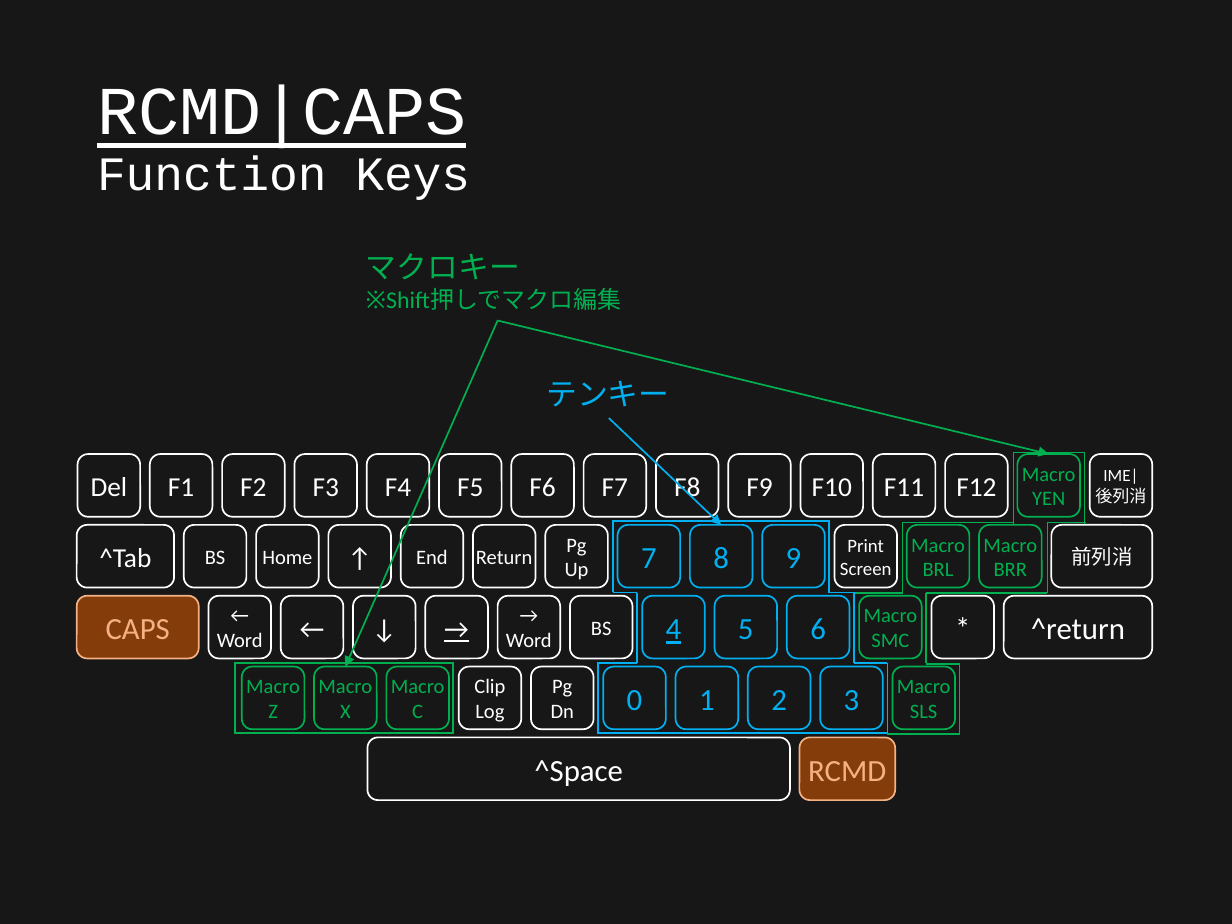
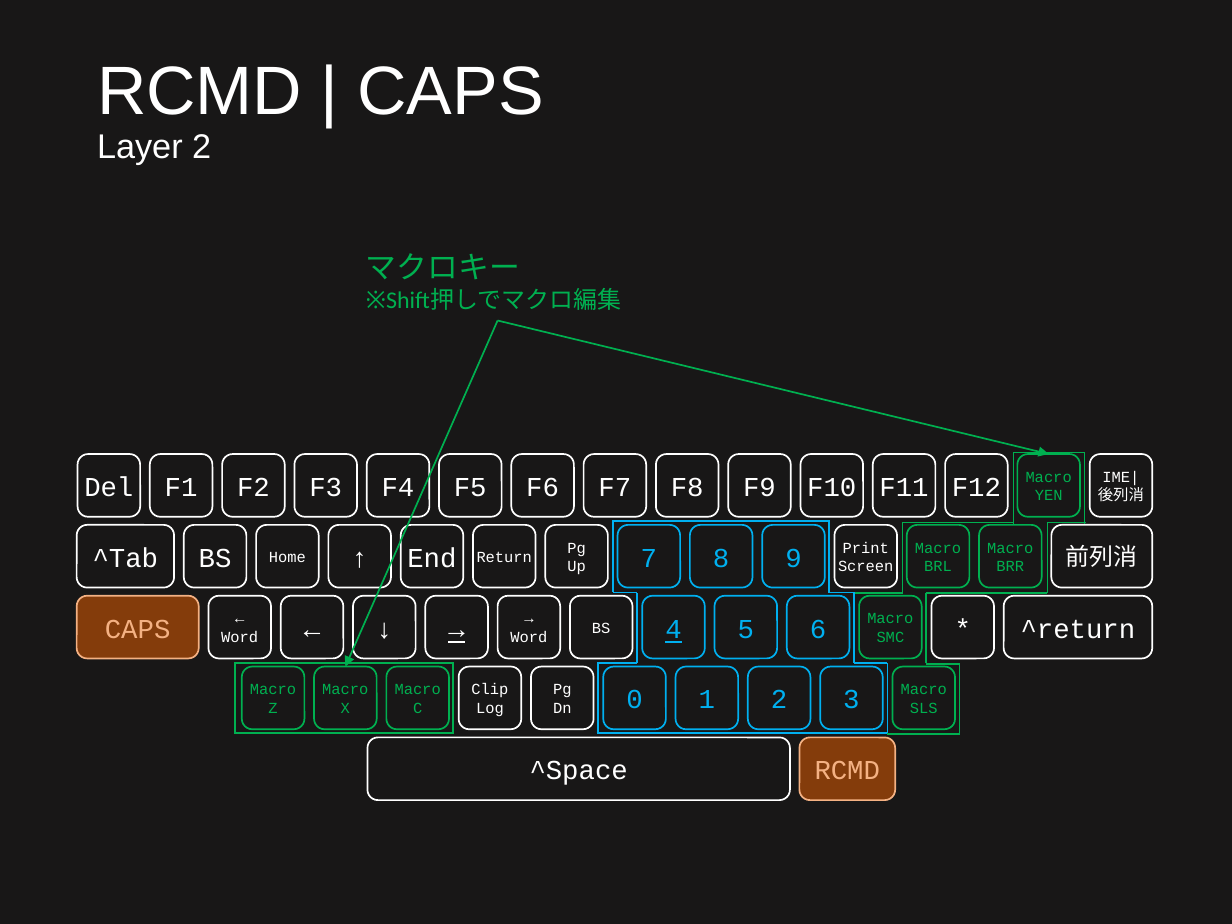
Before and after one commit to ittooo66/myAHK, a slide deck: slide 3 of MANUAL.pptx. Drawn at 1232x924 pixels with LibreOffice and Linux fonts; fonts in the diff are those of the drawing. Boxes give left, top, right and bottom in pixels: in the first picture for what was removed or moved away, otherwise in the second. Text is boxed around its words. In the diff, an @@ line names an element or a change of style, - is before the commit and + after.

```diff
--- a/MANUAL.pptx
+++ b/MANUAL.pptx
@@ title "RCMD | CAPS Layer 2" at (x1=97, y1=66, x2=544, y2=165): vertical alignment middle to top @@
@@ title at (x1=97, y1=66, x2=544, y2=165): text changed; size 28 to 40 pt; font Courier New to Arial @@
-RCMD|CAPS
-Function Keys
+RCMD | CAPS
+Layer 2
@@ text removed at (x1=546, y1=380, x2=669, y2=407) @@
-テンキー
@@ arrow removed from (609, 418) to (721, 525) @@
@@ rounded rectangle "IME|" at (x1=1089, y1=455, x2=1152, y2=517): size 10 to 9 pt, font Calibri to Courier New @@
@@ rounded rectangle "BS" at (x1=184, y1=525, x2=246, y2=588): size 12 to 16 pt, font Calibri to Courier New @@
@@ rounded rectangle "End" at (x1=400, y1=525, x2=463, y2=588): size 12 to 16 pt, font Calibri to Courier New @@
@@ rounded rectangle "Print" at (x1=834, y1=525, x2=897, y2=588): size 11 to 9 pt, font Calibri to Courier New @@
@@ size 12 to 9 pt, font Calibri to Courier New in 16 elements at (x1=256, y1=525, x2=319, y2=588), (x1=473, y1=525, x2=536, y2=588), (x1=208, y1=596, x2=271, y2=659), (x1=498, y1=596, x2=561, y2=659), (x1=859, y1=596, x2=922, y2=659), (x1=241, y1=667, x2=304, y2=729), (x1=314, y1=667, x2=377, y2=729), (x1=387, y1=667, x2=450, y2=729), (x1=458, y1=667, x2=521, y2=729), (x1=570, y1=596, x2=633, y2=659), (x1=892, y1=667, x2=955, y2=729), (x1=1018, y1=455, x2=1080, y2=517), (x1=546, y1=525, x2=609, y2=588), (x1=531, y1=667, x2=594, y2=729), (x1=907, y1=525, x2=970, y2=588), (x1=979, y1=525, x2=1042, y2=588) @@
@@ rounded rectangle "前列消" at (x1=1051, y1=525, x2=1152, y2=588): size 12 to 14 pt, font Calibri to Courier New @@
@@ font Calibri to Courier New in 18 elements at (x1=150, y1=455, x2=213, y2=517), (x1=222, y1=455, x2=285, y2=517), (x1=294, y1=455, x2=357, y2=517), (x1=367, y1=455, x2=430, y2=517), (x1=439, y1=455, x2=501, y2=517), (x1=511, y1=455, x2=574, y2=517), (x1=584, y1=455, x2=647, y2=517), (x1=655, y1=455, x2=718, y2=517), (x1=728, y1=455, x2=791, y2=517), (x1=801, y1=455, x2=864, y2=517), (x1=872, y1=455, x2=935, y2=517), (x1=945, y1=455, x2=1008, y2=517), (x1=78, y1=455, x2=140, y2=517), (x1=76, y1=525, x2=174, y2=588), (x1=329, y1=525, x2=392, y2=588), (x1=281, y1=596, x2=344, y2=659), (x1=354, y1=596, x2=416, y2=659), (x1=425, y1=596, x2=488, y2=659) @@
@@ size 18 to 16 pt, font Calibri to Courier New in 13 elements at (x1=690, y1=525, x2=753, y2=588), (x1=763, y1=525, x2=825, y2=588), (x1=715, y1=596, x2=777, y2=659), (x1=787, y1=596, x2=850, y2=659), (x1=604, y1=667, x2=667, y2=729), (x1=675, y1=667, x2=738, y2=729), (x1=748, y1=667, x2=811, y2=729), (x1=821, y1=667, x2=883, y2=729), (x1=367, y1=738, x2=790, y2=801), (x1=1004, y1=596, x2=1153, y2=659), (x1=76, y1=596, x2=198, y2=659), (x1=800, y1=738, x2=896, y2=801), (x1=931, y1=596, x2=994, y2=659) @@
```
Also in this commit, not shown: 10 other slides changed.
